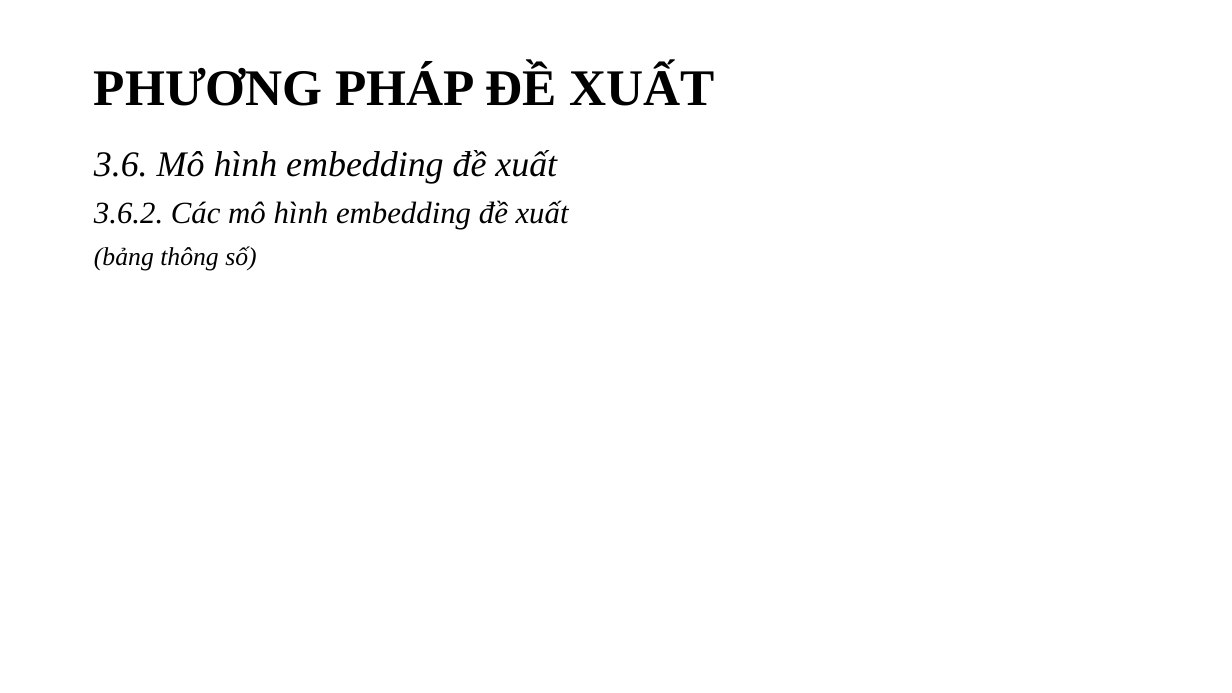
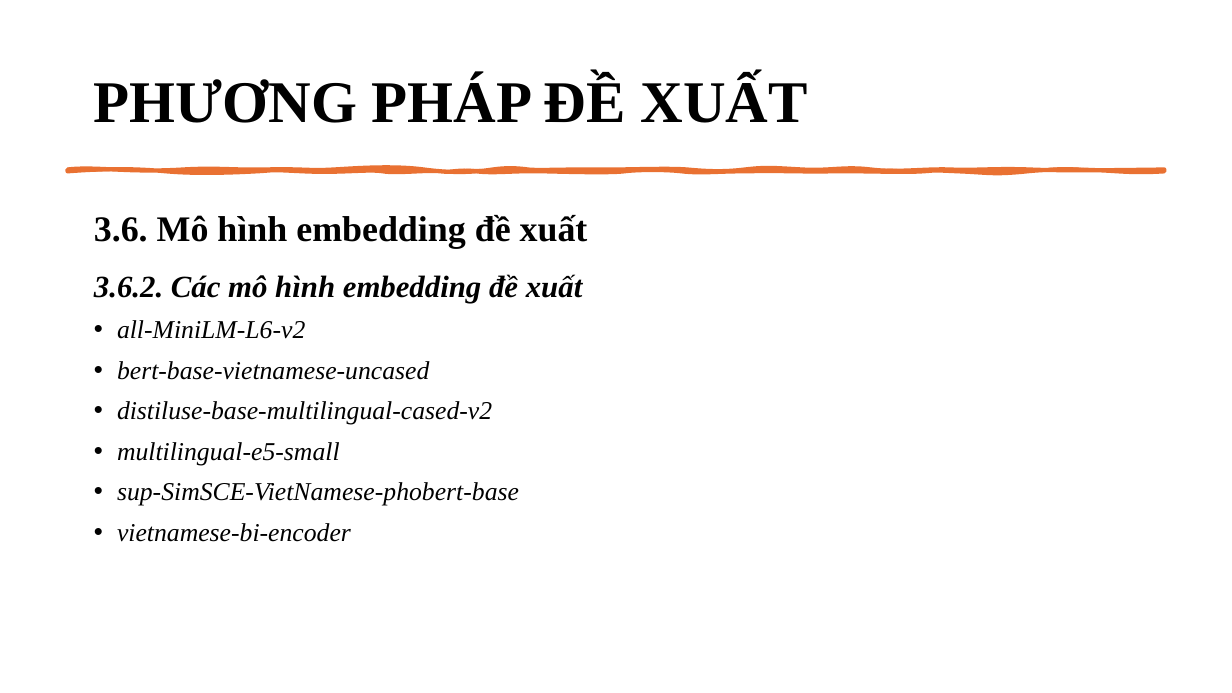
Before and after one commit to ngovanuc/Vietnamese_History_Chatbot, a slide deck: slide 27 of documents/slide bao cao v2.pptx (slide 25 before the commit). Drawn at 1232x693 pixels with LibreOffice and Linux fonts; fonts in the diff are those of the drawing. Boxes give left, top, right and bottom in pixels: in the first picture for what was removed or moved away, otherwise in the second. Text is boxed around its words. In the diff, an @@ line names an element or a change of style, - is before the commit and + after.

Commit message:
Update slide

```diff
--- a/documents/slide bao cao v2.pptx
+++ b/documents/slide bao cao v2.pptx
@@ title "PHƯƠNG PHÁP ĐỀ XUẤT" at box(94, 76, 808, 123): size 40 to 46 pt @@
@@ freeform shape added at box(67, 169, 1165, 171), fill #E97132, outline #E97132 3.25 pt @@
@@ text "3.6. Mô hình embedding đề ...": place and size @@
-text "3.6. Mô hình embedding đề ..." at box(94, 150, 569, 271)
+text "3.6. Mô hình embedding đề ..." at box(94, 215, 588, 542)
@@ text at box(94, 215, 588, 303): bold on in "3.6. Mô hình embedding đề xuất", "3.6.2. Các mô hình embedding đề xuất"; italic off in "3.6. Mô hình embedding đề xuất"; line spacing 0.9 to 1.14 @@
@@ text at box(117, 320, 519, 542): text changed @@
-(bảng thông số)
+• all-MiniLM-L6-v2
+• bert-base-vietnamese-uncased
+• distiluse-base-multilingual-cased-v2
+• multilingual-e5-small
+• sup-SimSCE-VietNamese-phobert-base
+• vietnamese-bi-encoder
```
Also in this commit, not shown: 15 other slides changed, 10 slides added, 7 slides removed.
